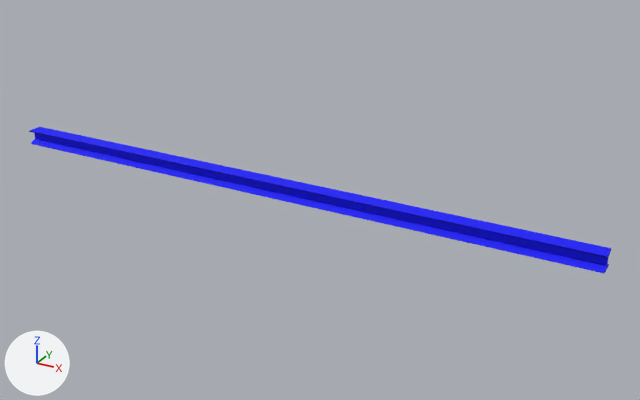
An edit to the FBX model Assets/REWORK/3DAsstes/Segunda tanda/VIGA/3D_Viga.fbx, drawn before and after from the same camera.
Before and after are seen from a 50 mm lens placed at (13.29, -21.32, 10.84), pointed at (1.27, 0.53, -0.09). Lighting does not change. The marker at lower left points along +X, +Y and +Z. Where no turn or scale is listed for an object, it has been applied to the vertices.

Script lines for the objects in view, before the commit:
```python
me_mesh = bpy.data.meshes.new('Mesh')
me_mesh.from_pydata(...)  # 40 vertices, 38 faces; spans x -10.0..10.0, y -0.2..0.3, z 0.0..0.5
me_mesh.materials.append(mat_blinn1)  # blue #0000ff
ob_viga = bpy.data.objects.new('VIga', me_mesh)
ob_viga.location = (0.0, 0.0, 0.0)
```
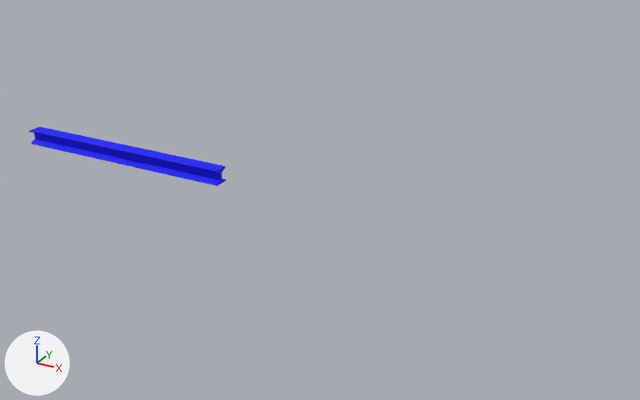
The newer file is also turned or shifted as a whole; pictures and numbers use the older file's frame.

Location of each change, (x1, y1, x2, y2) in pixels of the pictures (640 x 400 px):
'VIga', reshaped (66% narrower, 59% shorter): before (29, 127, 611, 274); after (29, 127, 226, 186)

What the commit changed:
me_mesh is used by ob_viga; location (0.0, 0.0, 0.0).
me_mesh had 40 vertices, 38 faces and spanned x -10.0..10.0, y -0.2..0.3, z 0.0..0.5.
me_mesh now has 24 vertices, 22 faces and spans x -10.0..-2.0, y -0.2..0.3, z 0.0..0.5.
Part 1, on me_mesh:
28 vertices are removed from x -10.0..10.0, y -0.2..0.3, z 0.0..0.5.
36 faces are deleted.
4 vertices move within x -10.0, y 0.0, z 0.1..0.4.
12 new vertices lie (8.0, 0.0, 0.0) away from vertices in x -10.0, y -0.2..0.3, z 0.0..0.5.
20 new faces join them.
